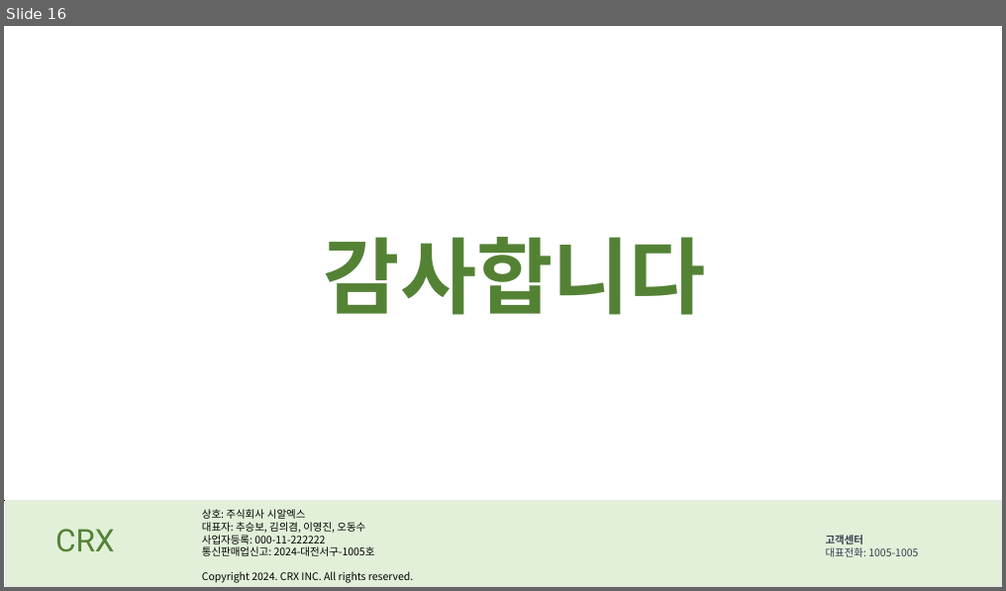
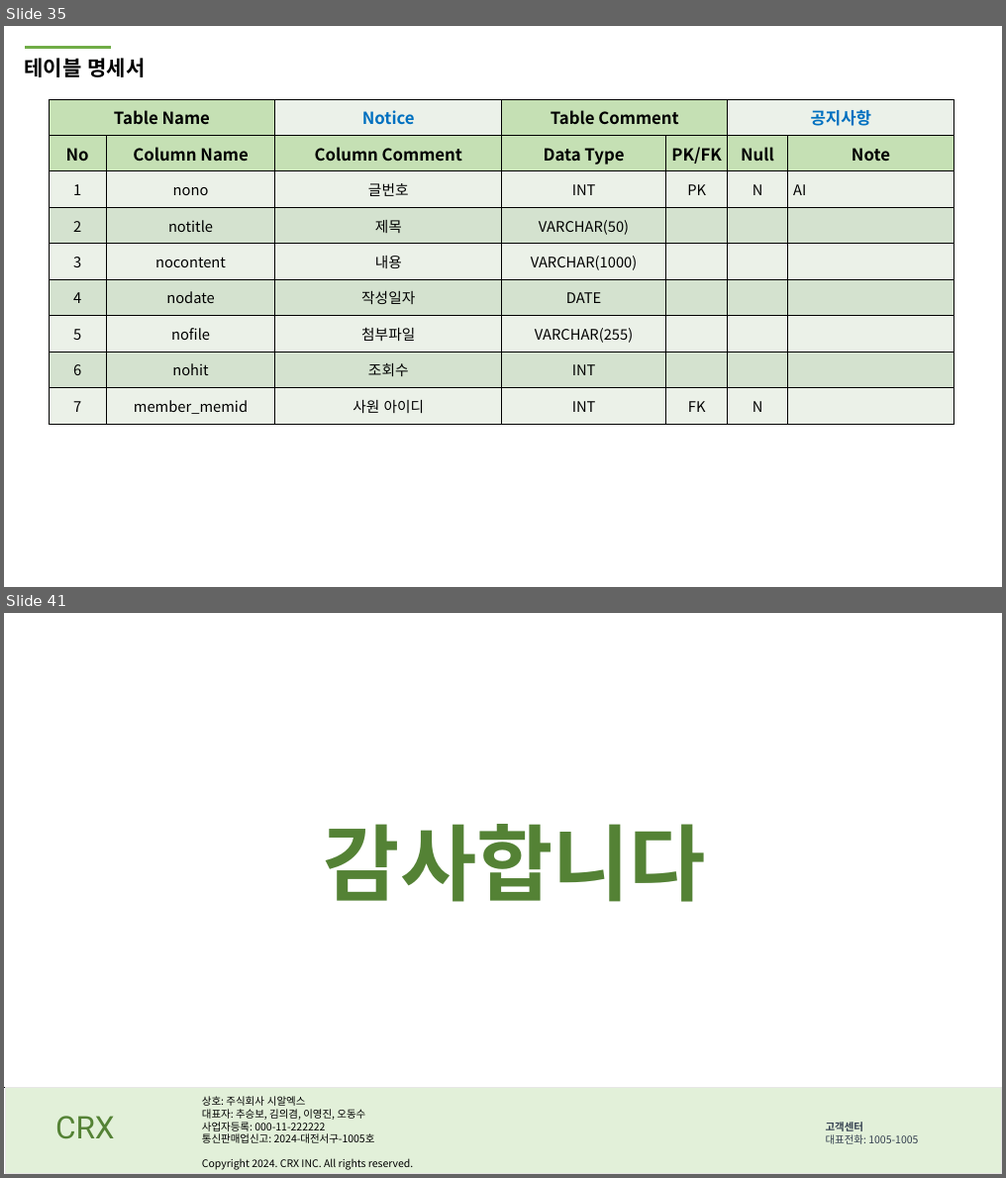
Before and after one commit to DongSooOh/trainProject, a slide deck: 5조 2차 발표자료 ppt.pptx. Shown one above the other, each under a label of ours: slide 16 before the commit, slides 35 and 41 after it; the slides between them are not shown. The pictures are 1006x591 and 1006x1178 pixels, drawn with LibreOffice and Linux fonts; fonts in the diff are those of the drawing. Boxes give left, top, right and bottom in pixels: in the first picture for what was removed or moved away, otherwise in the second. Text is boxed around its words. In the diff, an @@ line names an element or a change of style, - is before the commit and + after.

```diff
--- a/5조 2차 발표자료 ppt.pptx
+++ b/5조 2차 발표자료 ppt.pptx
@@ slide 35 added at [4, 26, 1002, 587], background #FFFFFF @@
@@ line added from (25, 47) to (111, 47), #70AD47 3 pt @@
@@ text added at [25, 58, 146, 77], 20 pt, text #000000, bold @@
+테이블 명세서
@@ table added at [49, 99, 955, 424], 9 rows, 7 columns @@
+Table Name |  | Notice | Table Comment |  | 공지사항 | 
+No | Column Name | Column Comment | Data Type | PK/FK | Null | Note
+1 | nono | 글번호 | INT | PK | N | AI
+2 | notitle | 제목 | VARCHAR(50) |  |  | 
+3 | nocontent | 내용 | VARCHAR(1000) |  |  | 
+4 | nodate | 작성일자 | DATE |  |  | 
+5 | nofile | 첨부파일 | VARCHAR(255) |  |  | 
+6 | nohit | 조회수 | INT |  |  | 
+7 | member_memid | 사원 아이디 | INT | FK | N | 
@@ what was slide 16 is now slide 41 @@
```
Also in this commit, not shown: 3 slides changed, 28 other slides added, 4 slides removed.
